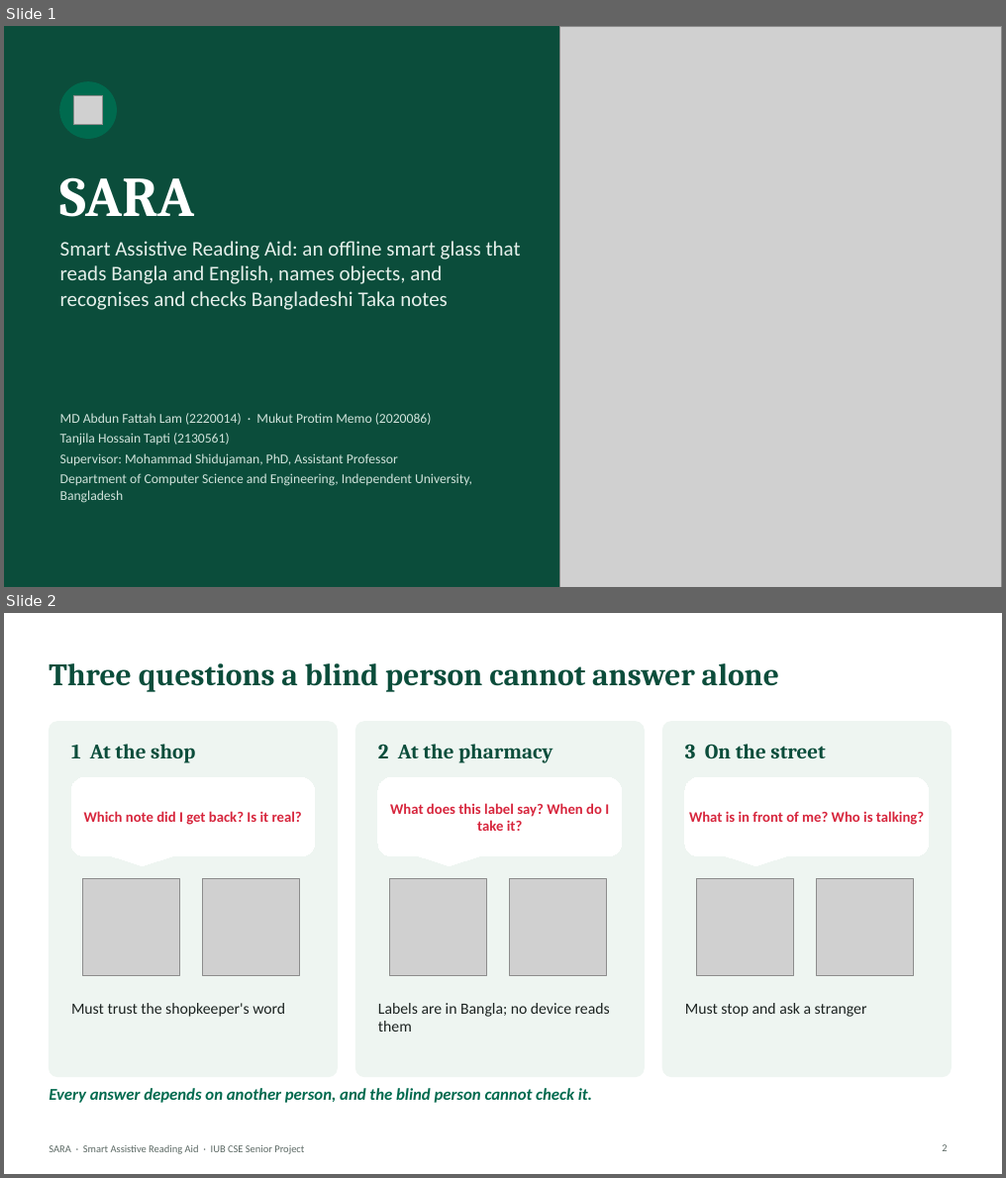
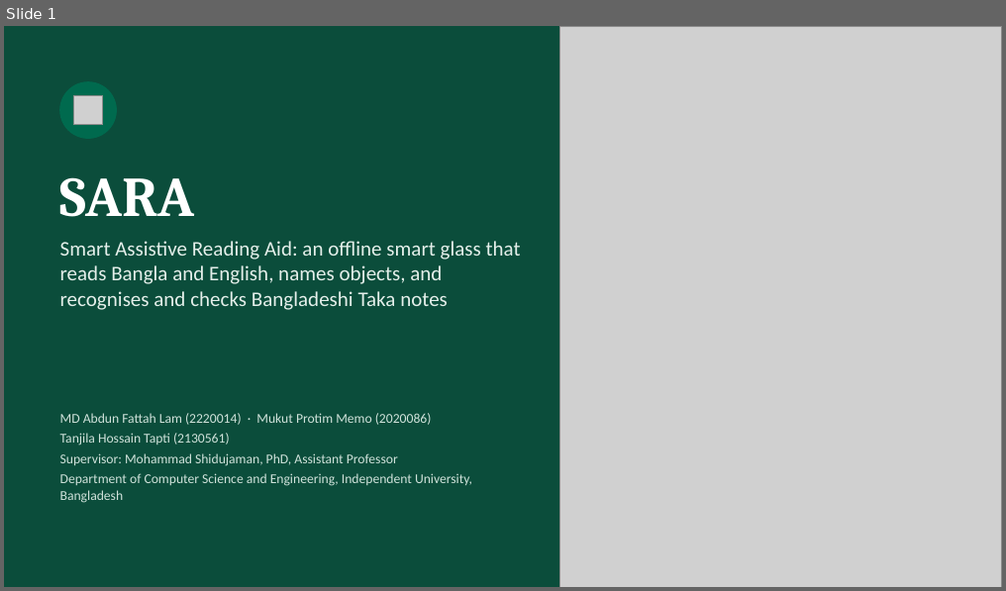
Before and after one commit to aflam330/Senior_project_wearable_glass_for_blind_people_using_ocr_and_ylo, a slide deck: Thesis Report and paper/thesis report/slides/SARA_Presentation.pptx. Shown one above the other, each under a label of ours: slides 1 and 2 before the commit, slide 1 after it. The pictures are 1006x1178 and 1006x591 pixels, drawn with LibreOffice and Linux fonts; fonts in the diff are those of the drawing; grey boxes stand for pictures. Boxes give left, top, right and bottom in pixels: in the first picture for what was removed or moved away, otherwise in the second. Text is boxed around its words. In the diff, an @@ line names an element or a change of style, - is before the commit and + after.

```diff
--- a/Thesis Report and paper/thesis report/slides/SARA_Presentation.pptx
+++ b/Thesis Report and paper/thesis report/slides/SARA_Presentation.pptx
@@ slide 2 removed at [4, 613, 1002, 1174], background #FFFFFF @@
@@ title removed at [49, 663, 779, 692] @@
-Three questions a blind person cannot answer alone
@@ rounded rectangle removed at [49, 722, 338, 1077] @@
@@ rounded rectangle removed at [355, 722, 645, 1077] @@
@@ rounded rectangle removed at [662, 722, 951, 1077] @@
@@ text removed at [71, 744, 195, 763] @@
-1 At the shop
@@ text removed at [378, 744, 552, 763] @@
-2 At the pharmacy
@@ text removed at [685, 744, 825, 760] @@
-3 On the street
@@ rounded speech box removed at [71, 777, 315, 857] @@
-Which note did I get back? Is it real?
@@ rounded speech box removed at [378, 777, 622, 857] @@
-What does this label say? When do I take it?
@@ rounded speech box removed at [685, 777, 929, 857] @@
-What is in front of me? Who is talking?
@@ picture removed at [82, 878, 180, 976] @@
@@ picture removed at [202, 878, 300, 976] @@
@@ picture removed at [389, 878, 487, 976] @@
@@ picture removed at [509, 878, 607, 976] @@
@@ picture removed at [696, 878, 794, 976] @@
@@ picture removed at [816, 878, 914, 976] @@
@@ text removed at [71, 1003, 285, 1017] @@
-Must trust the shopkeeper's word
@@ text removed at [378, 1003, 610, 1032] @@
-Labels are in Bangla; no device reads them
@@ text removed at [685, 1003, 867, 1017] @@
-Must stop and ask a stranger
@@ text removed at [49, 1088, 592, 1103] @@
-Every answer depends on another person, and the blind person cannot check it.
@@ text removed at [49, 1146, 304, 1155] @@
-SARA · Smart Assistive Reading Aid · IUB CSE Senior Project
@@ page number removed at [942, 1145, 946, 1152] @@
-2
```
Also in this commit, not shown: 16 slides changed, 5 slides added, 3 other slides removed, 17 other files.
